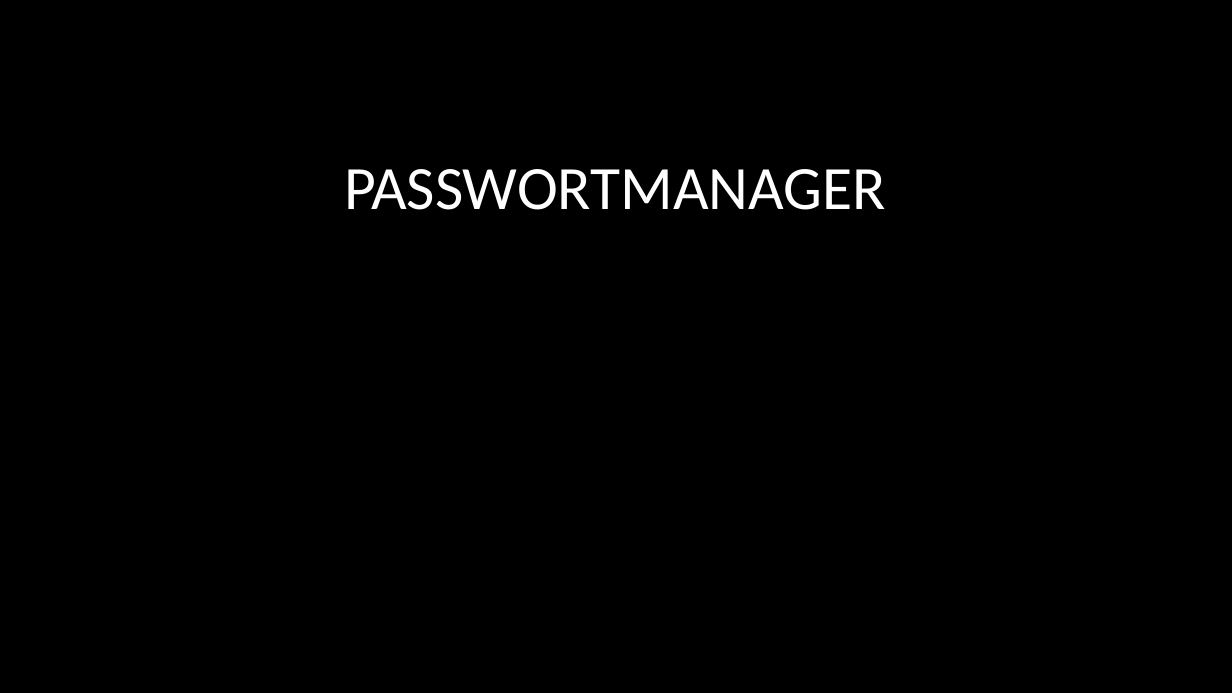
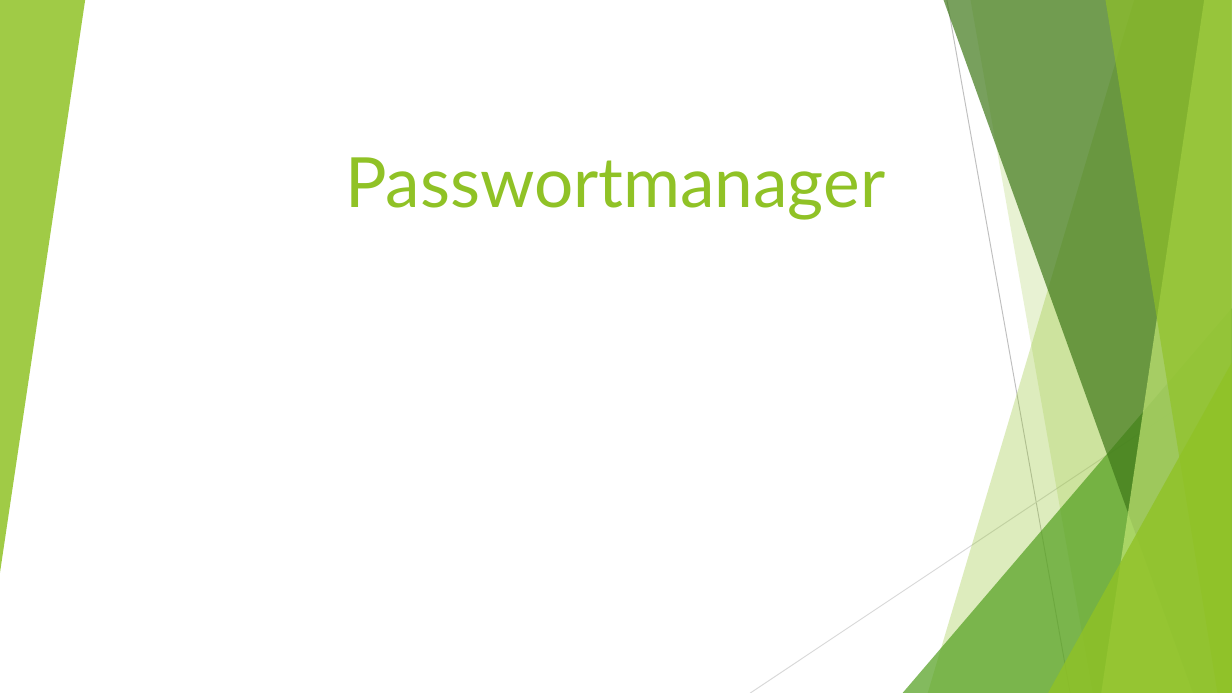
Before and after one commit to NebelNite/Passwortmanager, a slide deck: slide 1 of Passwortmanager.pptx. Drawn at 1232x693 pixels with LibreOffice and Linux fonts; fonts in the diff are those of the drawing; background and template pictures are left out. Boxes give left, top, right and bottom in pixels: in the first picture for what was removed or moved away, otherwise in the second. Text is boxed around its words. In the diff, an @@ line names an element or a change of style, - is before the commit and + after.

```diff
--- a/Passwortmanager.pptx
+++ b/Passwortmanager.pptx
@@ background picture (left out) to #FFFFFF @@
@@ group added at [0,0,1232,693]: 5 freeform shapes, 3 triangles, 2 lines @@
@@ title at [345,157,885,220]: text changed; size 48 to 54 pt; font Calibri to Lato; text colour gradient #FFFFFF to #A6A6A6 to #90C226 @@
-PASSWORTMANAGER
+Passwortmanager
```
Also in this commit, not shown: 18 other slides changed, 4 slides added, 1 slide removed, 1 other file.
